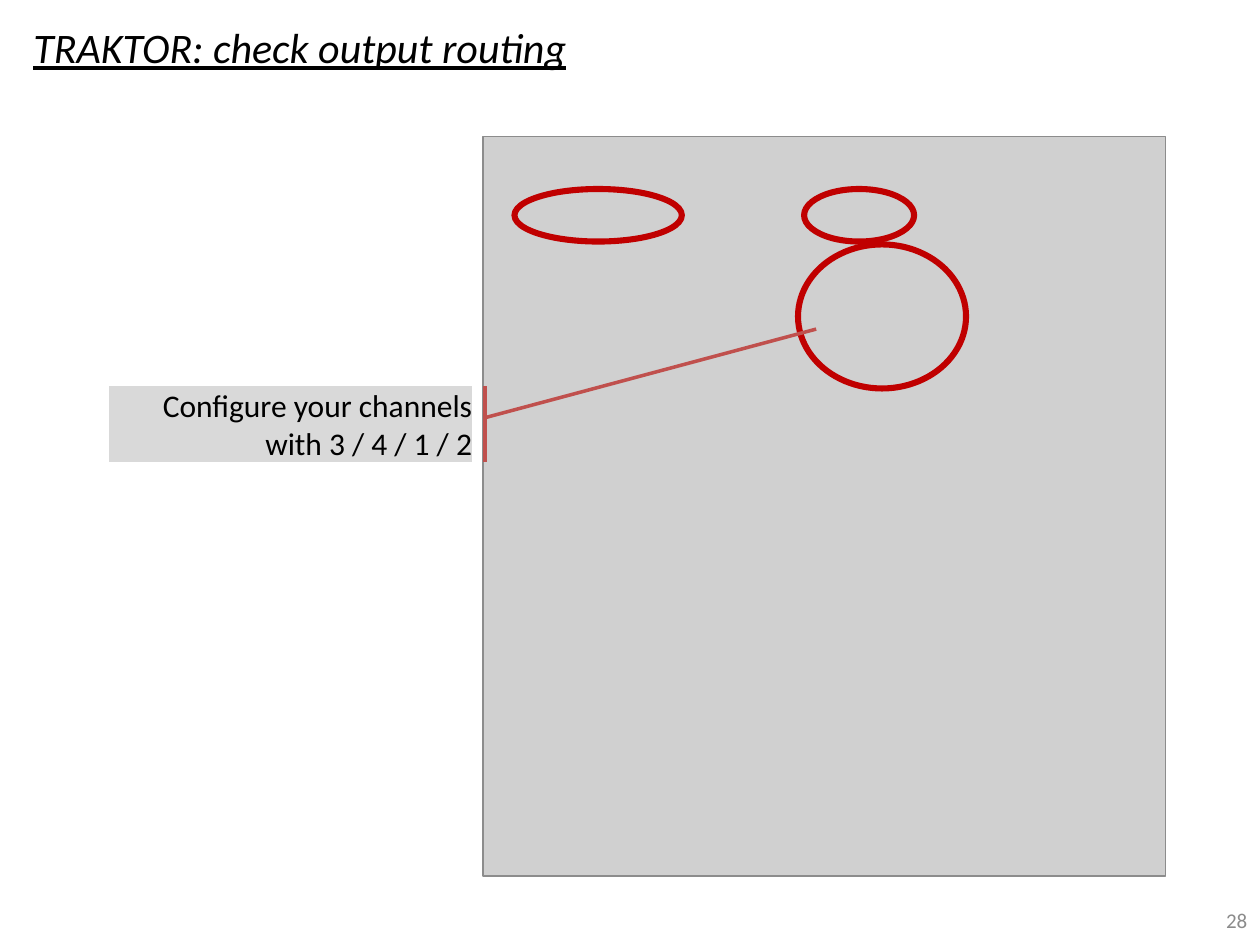
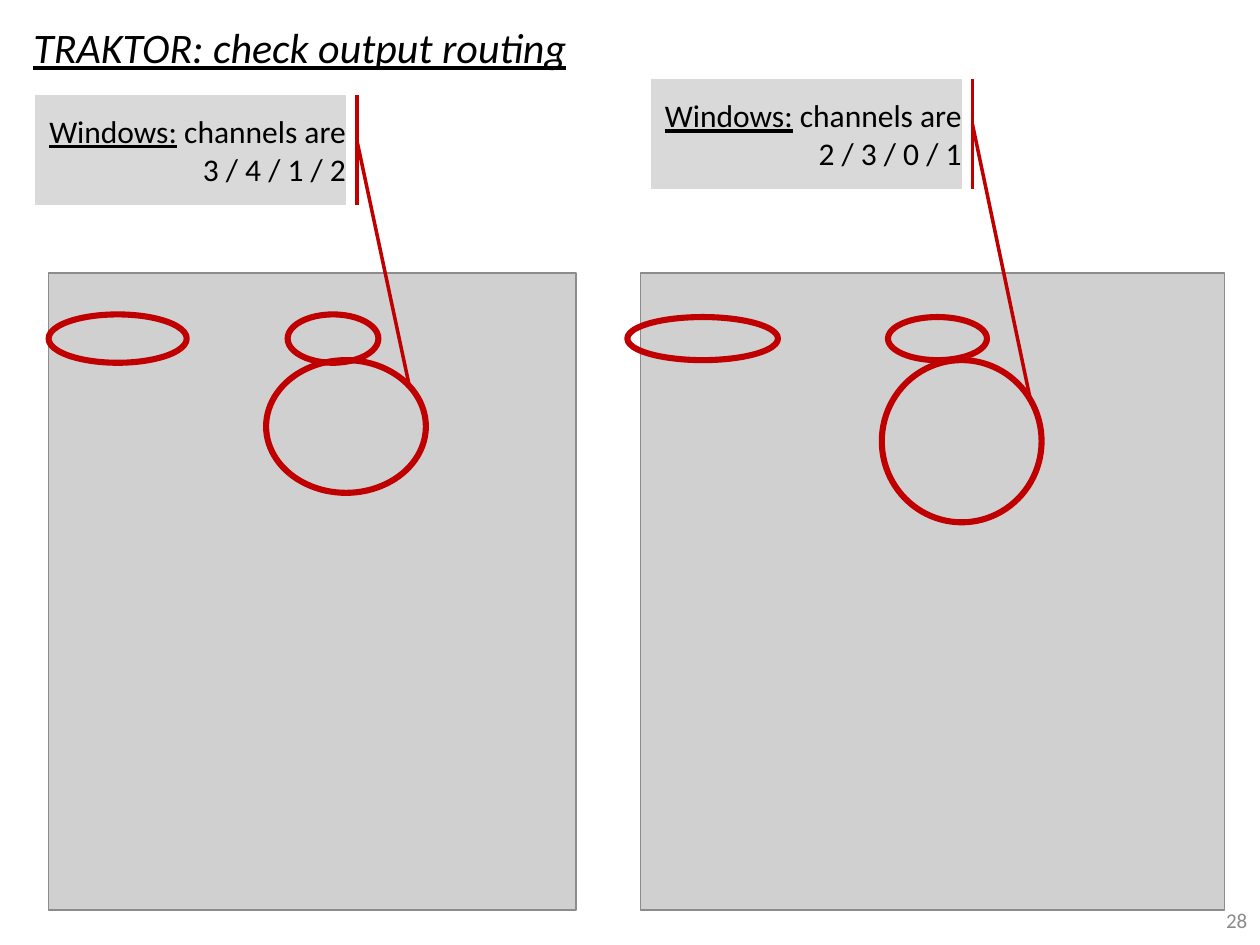
Before and after one commit to pestrela/music, a slide deck: slide 28 of traktor/mapping_ddj_1000/Support files/Source files/DDJ-1000 - Installation Guide.pptx. Drawn at 1260x945 pixels with LibreOffice and Linux fonts; fonts in the diff are those of the drawing; grey boxes stand for pictures. Boxes give left, top, right and bottom in pixels: in the first picture for what was removed or moved away, otherwise in the second. Text is boxed around its words. In the diff, an @@ line names an element or a change of style, - is before the commit and + after.

```diff
--- a/traktor/mapping_ddj_1000/Support files/Source files/DDJ-1000 - Installation Guide.pptx
+++ b/traktor/mapping_ddj_1000/Support files/Source files/DDJ-1000 - Installation Guide.pptx
@@ accent callout added at (651, 79, 963, 189), fill #D9D9D9, outline #C00000 2 pt, 18 pt, text #000000 @@
+Windows: channels are
+2 / 3 / 0 / 1
@@ accent callout "Windows: channels are 3 / ...": place and size @@
-accent callout "Windows: channels are 3 / ..." at (110, 387, 472, 462)
+accent callout "Windows: channels are 3 / ..." at (35, 94, 346, 204)
@@ accent callout "Windows: channels are 3 / ..." at (35, 94, 346, 204): outline #C0504D 2 pt to #C00000 2 pt; proportions changed @@
@@ text in accent callout at (49, 121, 346, 182): text changed @@
-Configure your channels with 3 / 4 / 1 / 2
+Windows: channels are
+3 / 4 / 1 / 2
@@ picture: place and size @@
-picture at (483, 136, 1166, 876)
+picture at (49, 273, 577, 911)
@@ picture added at (640, 273, 1225, 911) @@
@@ ellipse: place and size @@
-ellipse at (514, 189, 682, 242)
+ellipse at (49, 315, 188, 363)
@@ ellipse: place and size @@
-ellipse at (804, 189, 914, 242)
+ellipse at (287, 315, 378, 363)
@@ ellipse added at (627, 318, 779, 360), outline #C00000 3.5 pt @@
@@ ellipse added at (888, 318, 988, 360), outline #C00000 3.5 pt @@
@@ ellipse: place and size @@
-ellipse at (798, 244, 965, 388)
+ellipse at (266, 360, 426, 493)
@@ ellipse added at (882, 360, 1042, 523), outline #C00000 3.5 pt @@
```
Also in this commit, not shown: 5 other slides changed, 3 slides added, 8 other files.
